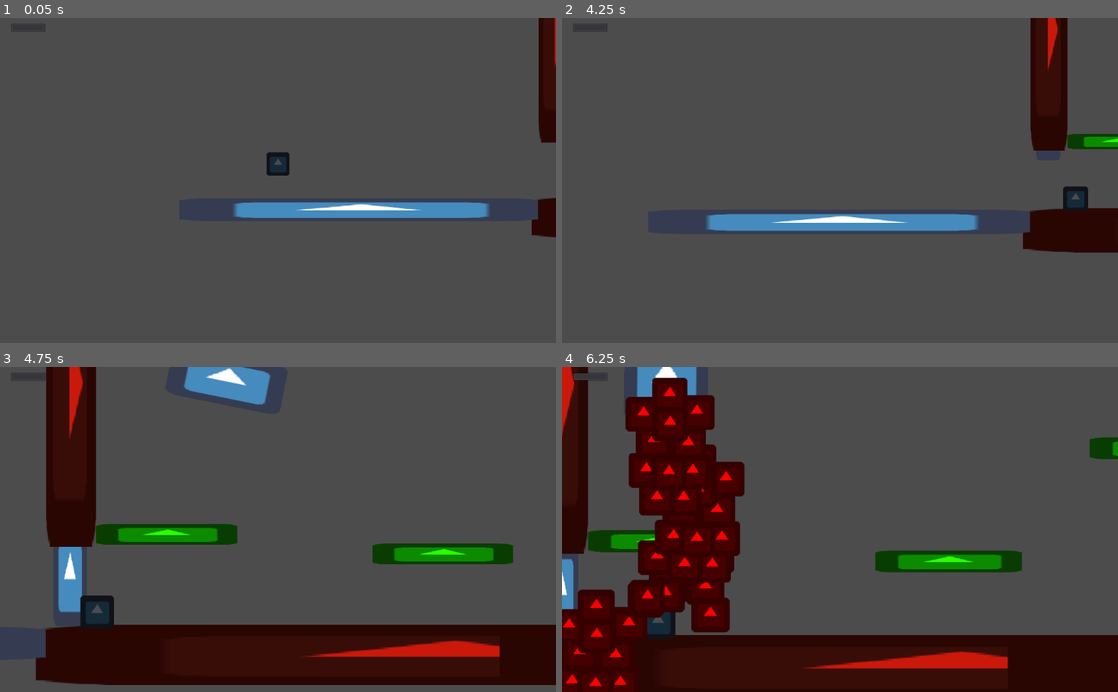
Above: before the commit, frames 1-4 (two rows, left to right).
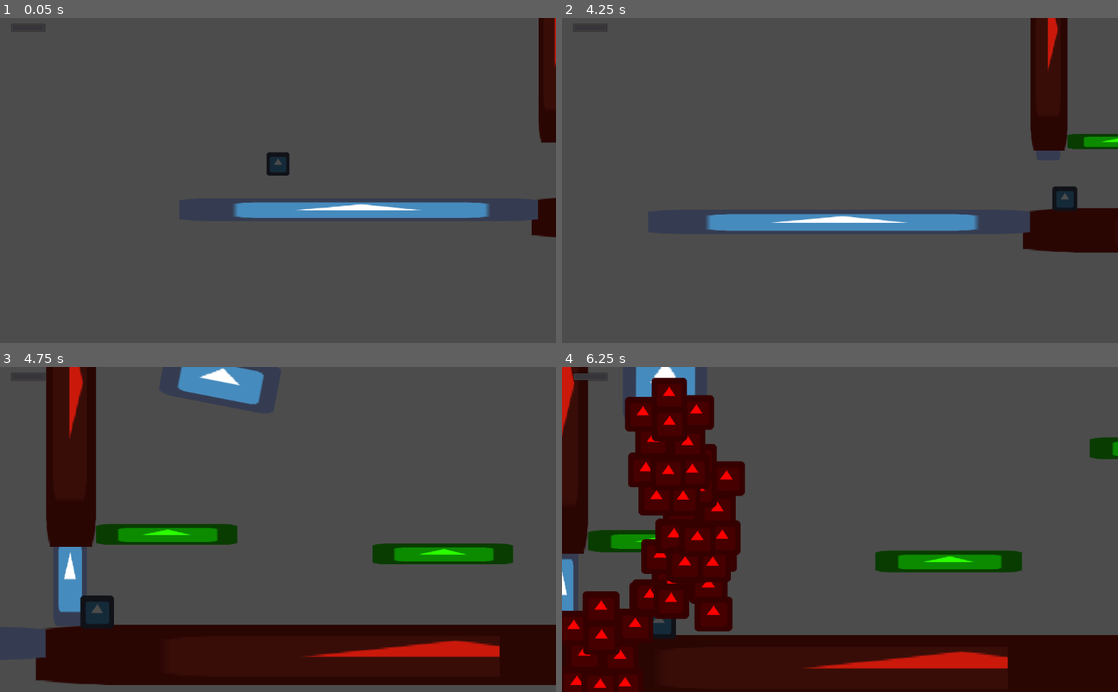
Above: after the commit, the same moments.

Repository: uspgamedev/welcome-to-your-mind
Game: Godot game, scene res://Stages/DepressionStage.tscn
The game is run twice, just before and just after one commit, with the same random seed, the same clock (stepped at 60 frames per second) and the same inputs. The engine's default icon, where the game draws it, is replaced by a stand-in: a white triangle on a blue panel in a dark square. Sound files missing from this copy of the repository are replaced by a short silence.
Inputs:
- Up to frame 1 (0.05 s): no input
- Up to frame 2 (4.25 s): tap Enter at 0.5 s; hold Right (ui_right) 0.53-2.03 s; tap Up (ui_up) at 0.77, 1.52, 3.02, 3.77 s; hold Left (ui_left) 2.03-2.78 s; hold Right (ui_right) from 2.78 s (still down)
- Up to frame 3 (4.75 s): release Right (ui_right) at 4.28 s; hold Left (ui_left) from 4.28 s (still down); tap Up (ui_up) at 4.52 s
- Up to frame 4 (6.25 s): release Left (ui_left) at 5.03 s; hold Right (ui_right) 5.03-5.78 s; hold Left (ui_left) from 5.78 s (still down); tap Up (ui_up) at 6.02 s

Frame 1 is identical in both runs. In frame 2, 0.4% of the frame differs, in the area x 88-95%, y 51-60%; in frame 3, 0.5%; in frame 4, 2.0%, in the area x 0-33%, y 0-99%.

Commit message:
Fixed gravity on Player
Gravity was acumulating even when Player was on floor, resulting that a fall would happen extremely fast. Fixed dat.

Diff:
--- a/Player/Player.gd
+++ b/Player/Player.gd
@@ -46,16 +46,17 @@
 func _physics_process(delta):
 	get_input()
 
-	# Horizontal acceleration
-	var hvel = Vector2(0, 0)
-	hvel.x = velocity.x
+	var vel = Vector2(0, 0) # temporary velocity used for calculations
+	vel.x = velocity.x
 	if is_on_floor():
-		hvel = hvel.linear_interpolate(direction * MAX_SPD, ACCEL * delta)
+		vel = vel.linear_interpolate(direction * MAX_SPD, ACCEL * delta)
+		vel.y = 0
 	else:
-		hvel = hvel.linear_interpolate(direction * MAX_SPD, AIR_ACCEL * delta)
+		vel = vel.linear_interpolate(direction * MAX_SPD, AIR_ACCEL * delta)
+		vel.y += delta * GRAV
 
-	velocity.x = hvel.x
-	velocity.y += delta * GRAV
+	velocity.x = vel.x
+	velocity.y += vel.y
 
 	move_and_slide(velocity, Vector2(0, -1))
 
